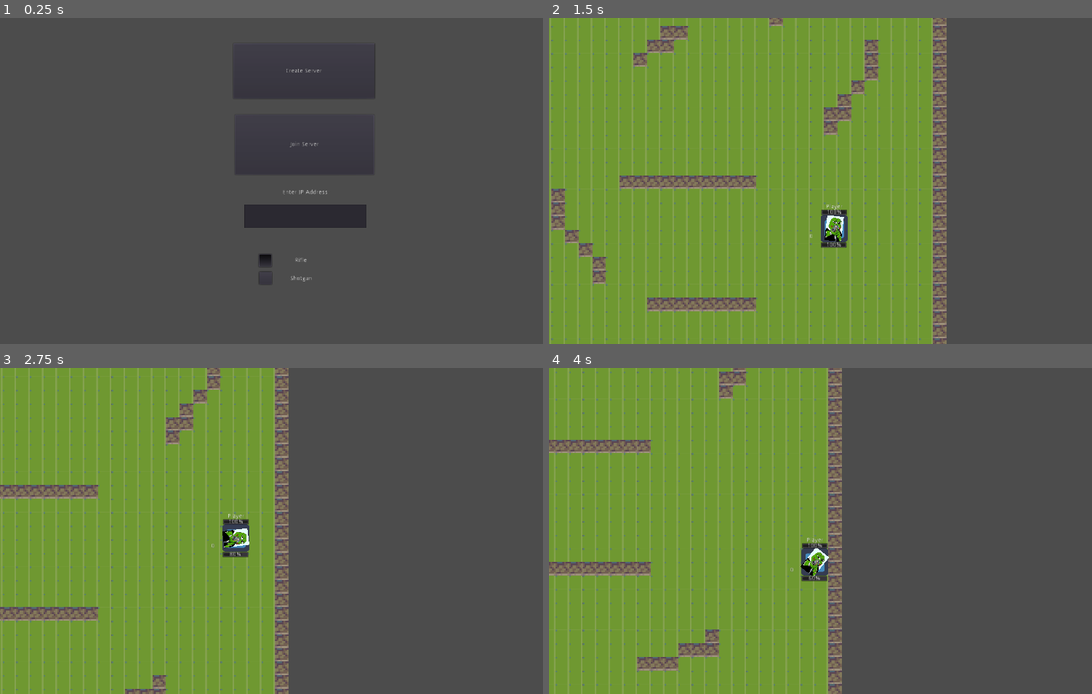
Above: before the commit, frames 1-4 (two rows, left to right).
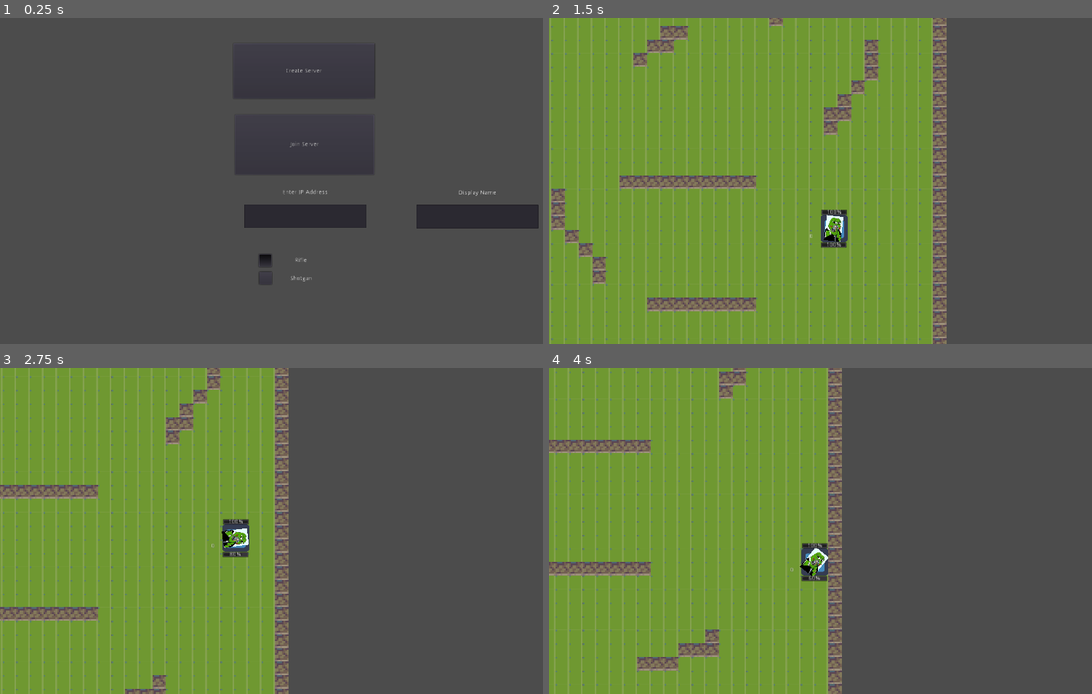
Above: after the commit, the same moments.

Repository: JulianoBZ/TopDownShooter
Game: Godot game, scene res://network2/Network_setup.tscn
Two runs of this game, one before a commit and one after it. Both use one fixed random seed, a clock stepped at 60 frames per second and the inputs below. The engine's default icon, where the game draws it, is replaced by a stand-in: a white triangle on a blue panel in a dark square.
Inputs (mouse positions are in pixels of both pictures, inside the frame that each line leads up to):
- Up to frame 1 (0.25 s): no input
- Up to frame 2 (1.5 s): click (853, 216) at 0.52 s; type "12" at 0.6 s; click "Create Server" at 1.25 s
- Up to frame 3 (2.75 s): tap Enter at 2 s; move the mouse to (418, 514) at 2.02 s; press the mouse at (418, 514) at 2.03 s; hold D (right) from 2.03 s (still down)
- Up to frame 4 (4 s): move the mouse to (722, 547) at 2.77 s; release D (right) at 2.78 s; release the mouse at (722, 547) at 2.78 s; hold S (down) 2.78-3.53 s; tap Shift (Sprint) at 2.85 s; click (722, 547) at 3.05 s; move the mouse to (896, 459) at 3.52 s; press the mouse at (896, 459) at 3.53 s; hold D (right) from 3.53 s (still down)

The runs differ from the first frame. In frame 1, 1.7% of the frame differs, in the area x 76-100%, y 52-65%; in frame 2, 0.1%; in frame 3, 0.1%; in frame 4, 0.1%.

Commit message:
Ganhar vida ao matar no FFA, adicionado cápsula da shotgun depois de atirar, de modo simples

Diff:
--- a/2DTopShooter/Global.gd
+++ b/2DTopShooter/Global.gd
@@ -1,6 +1,7 @@
 extends Node
 
 export var firetype = 1
+export var player_name = "Player"
 
 func instance_node_at_location(node: Object, parent: Object, location: Vector2):
 	var node_instance = instance_node(node, parent)
--- a/2DTopShooter/Player-All.gd
+++ b/2DTopShooter/Player-All.gd
@@ -25,12 +25,15 @@
 func _ready():
 	rng.randomize()
 	can_move = true
-	Pname.text = "Player"
+	Pname.text = Global.player_name
 	#player.connect("pdeath",self,"_on_playerall_pdeath")
 
 func _process(delta):
+	print()
 	if is_network_master() && can_move:
+		rpc("hide_bars")
 		camera.make_current()
+		#print(camera.get_camera_position())
 		var mouse_pos = get_global_mouse_position()
 		camera.offset_h = (mouse_pos.x - position.x) / (1366 / 3)
 		camera.offset_v = (mouse_pos.y - position.y) / (768 / 3)
@@ -84,6 +87,11 @@
 	$Corpo.disabled = false
 	emit_signal("respawned")
 
+remote func hide_bars():
+	player.vision.visible = false
+	$HealthBar.visible = false
+	$AmmoBar.visible = false
+
 #func puppet_position_set(new_value):
 #	puppet_position = new_value
 #
--- a/2DTopShooter/Player-All.tscn
+++ b/2DTopShooter/Player-All.tscn
@@ -38,12 +38,6 @@
 texture = ExtResource( 3 )
 
 [node name="Player" parent="." instance=ExtResource( 1 )]
-
-[node name="Visão" parent="Player" index="0"]
-visible = false
-
-[node name="CollisionShape2D" parent="Player" index="2"]
-disabled = true
 
 [node name="Corpo" type="CollisionShape2D" parent="."]
 shape = SubResource( 1 )
--- a/2DTopShooter/Scenes/Player.tscn
+++ b/2DTopShooter/Scenes/Player.tscn
@@ -8,22 +8,24 @@
 [sub_resource type="RectangleShape2D" id=1]
 
 [node name="Player" type="KinematicBody2D" groups=["player"]]
+position = Vector2( -1, 0 )
+collision_layer = 0
+collision_mask = 0
 script = ExtResource( 2 )
 
-[node name="Visão" type="Node2D" parent="."]
+[node name="Visao" type="Node2D" parent="."]
+visible = false
 position = Vector2( 15, 0 )
-rotation = 4.71239
+rotation = -1.5708
 scale = Vector2( 2, 2 )
 
-[node name="sombra" type="Light2D" parent="Visão"]
-light_mask = 2
+[node name="sombra" type="Light2D" parent="Visao"]
 rotation = 0.785398
 texture = ExtResource( 3 )
 color = Color( 0, 0, 0, 1 )
 mode = 3
 
-[node name="luz" type="Light2D" parent="Visão"]
-position = Vector2( -7.62939e-06, 0 )
+[node name="luz" type="Light2D" parent="Visao"]
 rotation = 0.785398
 texture = ExtResource( 4 )
 shadow_enabled = true
--- /dev/null
+++ b/2DTopShooter/Scenes/shotgun_shell.gd
@@ -0,0 +1,23 @@
+extends RigidBody2D
+
+
+# Declare member variables here. Examples:
+# var a = 2
+# var b = "text"
+onready var rnd = RandomNumberGenerator.new()
+
+# Called when the node enters the scene tree for the first time.
+func _ready():
+	rnd.randomize()
+	yield(get_tree().create_timer(rnd.randf_range(0.5,1.5)),"timeout")
+	$CollisionShape2D.disabled = true
+	mode = MODE_STATIC
+
+
+func _process(delta):
+	pass
+	#yield(get_tree().create_timer(0.1),"timeout")
+	#add_torque(-100)
+# Called every frame. 'delta' is the elapsed time since the previous frame.
+#func _process(delta):
+#	pass
--- /dev/null
+++ b/2DTopShooter/Scenes/shotgun_shell.tscn
@@ -0,0 +1,22 @@
+[gd_scene load_steps=4 format=2]
+
+[ext_resource path="res://assets/shotgun shell.png" type="Texture" id=1]
+[ext_resource path="res://Scenes/shotgun_shell.gd" type="Script" id=2]
+
+[sub_resource type="RectangleShape2D" id=1]
+extents = Vector2( 2, 6 )
+
+[node name="Node2D" type="RigidBody2D"]
+rotation = 1.5708
+collision_layer = 0
+collision_mask = 0
+mass = 100.0
+gravity_scale = 0.0
+script = ExtResource( 2 )
+
+[node name="Sprite" type="Sprite" parent="."]
+scale = Vector2( 0.05, 0.05 )
+texture = ExtResource( 1 )
+
+[node name="CollisionShape2D" type="CollisionShape2D" parent="."]
+shape = SubResource( 1 )
--- a/2DTopShooter/network2/Network_setup.gd
+++ b/2DTopShooter/network2/Network_setup.gd
@@ -6,6 +6,7 @@
 onready var multiplayer_config_ui = $Multiplayer_configure
 onready var server_ip_address = $Multiplayer_configure/Server_IP_address
 onready var device_ip_address = $Multiplayer_configure/CanvasLayer/Device_IP
+onready var playername = $Multiplayer_configure/NameText
 #onready var ffa1 = preload("res://Maps/FreeForAll1.tscn")
 #var spawns = {"1":world.get_node("Spawn1"),"2":world.get_node("Spawn2"),"3":world.get_node("Spawn3"),"4":world.get_node("Spawn4")
 #,"5":world.get_node("Spawn5"),"6":world.get_node("Spawn6"),"7":world.get_node("Spawn7")}
@@ -21,14 +22,14 @@
 	device_ip_address.text = Net.ip_address
 
 func _player_connected(id):
-	print("Player: "+str(id)+" has connected")
+	print("Player: "+str(playername.text)+" has connected")
 	instance_player(id)
 
 func _player_disconnected(id):
-	print("Player: "+str(id)+" has disconnected")
+	print("Player: "+str(playername.text)+" has disconnected")
 
-	if Players.has_node(str(id)):
-		Players.get_node(str(id)).queue_free()
+	if Players.has_node(str(playername.text)):
+		Players.get_node(str(playername.text)).queue_free()
 
 func _on_Create_Server_pressed():
 	multiplayer_config_ui.hide()
@@ -52,8 +53,9 @@
 	instance_player(get_tree().get_network_unique_id())
 
 func instance_player(id):
+	Global.player_name = str(playername.text)
 	var player_instance = Global.instance_node_at_location(player, Players, (world.spawns[str(rng.randi_range(1,7))]).position)
-	player_instance.name = str(id)
+	player_instance.name = str(playername.text)
 	player_instance.set_network_master(id)
 
 func _on_weaponbut1_pressed():
--- a/2DTopShooter/network2/Network_setup.tscn
+++ b/2DTopShooter/network2/Network_setup.tscn
@@ -37,6 +37,13 @@
 margin_bottom = 495.0
 align = 1
 
+[node name="NameText" type="LineEdit" parent="Multiplayer_configure"]
+margin_left = 978.0
+margin_top = 440.0
+margin_right = 1265.0
+margin_bottom = 496.0
+align = 1
+
 [node name="CanvasLayer" type="CanvasLayer" parent="Multiplayer_configure"]
 
 [node name="Device_IP" type="Label" parent="Multiplayer_configure/CanvasLayer"]
@@ -47,12 +54,22 @@
 align = 1
 valign = 1
 
-[node name="Label" type="Label" parent="Multiplayer_configure"]
+[node name="EnterIPAddress" type="Label" parent="Multiplayer_configure"]
 margin_left = 621.0
 margin_top = 391.0
 margin_right = 817.0
 margin_bottom = 432.0
 text = "Enter IP Address:"
+align = 1
+valign = 1
+autowrap = true
+
+[node name="NameLabel" type="Label" parent="Multiplayer_configure"]
+margin_left = 1026.0
+margin_top = 392.0
+margin_right = 1222.0
+margin_bottom = 433.0
+text = "Display Name:"
 align = 1
 valign = 1
 autowrap = true
--- a/2DTopShooter/project.godot
+++ b/2DTopShooter/project.godot
@@ -19,8 +19,8 @@
 Net="*res://network2/network.gd"
 Global="*res://Global.gd"
 Map="*res://Maps/Map.tscn"
+Bullets="*res://Bullets.tscn"
 Players="*res://Players.tscn"
-Bullets="*res://Bullets.tscn"
 
 [display]
 
--- a/2DTopShooter/scripts/Bullet.gd
+++ b/2DTopShooter/scripts/Bullet.gd
@@ -1,7 +1,7 @@
 extends RigidBody2D
 
 onready var flag
-var damage = 10
+var damage = 0
 
 var pos = Vector2()
 var rot
@@ -41,6 +41,8 @@
 	if receiver.health <= 0:
 		attacker.kills += 1
 		attacker.health += 30
+		if attacker.health > 100:
+			attacker.health = 100
 	#last_damage(attacker, receiver)
 
 #remote func last_damage(attacker: Object,receiver: Object):
--- a/2DTopShooter/scripts/Player.gd
+++ b/2DTopShooter/scripts/Player.gd
@@ -1,11 +1,12 @@
 extends KinematicBody2D
 
-export var firetype = 2
-export var bullet_speed = 3000
+export var firetype = 1
+export var bullet_speed = 3500
 var speed = 200
 export var fire_rate = 0.1
 export var fire_rate2 = 1.3
 var ammo_count = 30
+var ammo_max = 30
 var bullet = preload("res://Scenes/Bullet.tscn")
 var can_fire = true
 export var recoil = 0
@@ -15,33 +16,40 @@
 var sprinting = false
 export var last_rec = 2
 var alive = true
-var damage = 8
+var damage = 0
 var is_master = true
 var porcentagem = 1
 export var tot_recoil = 0
 onready var reload_texture = get_parent().get_node("TextureProgress")
 onready var reload_timer = get_parent().get_node("TextureProgress/Timer")
 var reloading_animation = true
+onready var vision = $Visao
+onready var shell = preload("res://Scenes/shotgun_shell.tscn")
 
 #puppet var puppet_rotation = 0 setget puppet_position_set
 
 # Called when the node enters the scene tree for the first time.
 func _ready():
+	vision.visible = false
 	can_fire = true
 	firetype = Global.firetype
 	if firetype == 1:
 		porcentagem = 3.333
+		damage = 15
+		ammo_max = 30
 		#reload_timer.wait_time = 2.4
 	if firetype == 2:
 		ammo_count = 8
-		damage = 8
+		damage = 6
 		porcentagem = 12.5
+		ammo_max = 8
 	#reload_timer.wait_time = reload_texture.value
 	pass # Replace with function body.
 
 
 func _process(delta):
 	if is_network_master():
+		#vision.visible = true
 		look_at(get_global_mouse_position())
 		rpc_unreliable("update_rotation", rotation_degrees)
 
@@ -104,7 +112,7 @@
 				can_fire = false
 				rpc("spawn_bullet",get_tree().get_network_unique_id(),tot_recoil)
 				ammo_count -= 1
-				max_recoil += 2
+				max_recoil += 1
 				yield(get_tree().create_timer(fire_rate),"timeout")
 				if alive == true:
 					can_fire = true
@@ -138,7 +146,14 @@
 			can_fire = false
 			rpc("spawn_shotgun", get_tree().get_network_unique_id())
 			ammo_count -= 1
-			yield(get_tree().create_timer(fire_rate2),"timeout")
+			yield(get_tree().create_timer(fire_rate2/2),"timeout")
+			var s = shell.instance()
+			s.position = $Bulletpoint.get_global_position()
+			s.add_torque(15000)
+			s.rotation_degrees = rotation_degrees + 90
+			s.apply_impulse(Vector2(0,0),Vector2(30,0).rotated(rotation - deg2rad(90)))
+			Bullets.add_child(s)
+			yield(get_tree().create_timer(fire_rate2/2),"timeout")
 			if alive == true:
 				can_fire = true
 
@@ -146,6 +161,7 @@
 	var b = bullet.instance()
 	b.name = "Bullet" + name + str(Net.network_object_name_index)
 	b.flag = get_parent()
+	b.damage = damage
 	b.position = $Bulletpoint.get_global_position()
 	b.rotation_degrees = rotation_degrees + tot_recoil
 	b.apply_impulse(Vector2(0,0),Vector2(bullet_speed,0).rotated(rotation + tot_recoil))
@@ -158,16 +174,17 @@
 	var bullets = {"1" : bullet.instance(),"2" : bullet.instance(),"3" : bullet.instance(),"4" : bullet.instance(),
 	"5" : bullet.instance(),"6" : bullet.instance(),"7" : bullet.instance(),"8" : bullet.instance(),
 	"9" : bullet.instance(),"10" : bullet.instance(),"11" : bullet.instance(),"12" : bullet.instance()}
-	var graus = -12
+	var graus = -6
 	for x in bullets:
 		bullets[x].damage = damage
 		bullets[x].rotation_degrees = rotation_degrees
 		bullets[x].flag = get_parent()
+		bullets[x].damage = damage
 		bullets[x].position = $Bulletpoint.get_global_position()
 		bullets[x].rotation_degrees = rotation_degrees
 		bullets[x].apply_impulse(Vector2(0,0),Vector2(bullet_speed,0).rotated(rotation + deg2rad(graus)))
 		Bullets.add_child(bullets[x])
-		graus += 2
+		graus += 1
 		bullets[x].set_network_master(id)
 		Net.network_object_name_index += 1
 
@@ -211,6 +228,7 @@
 	alive = false
 
 func _on_PlayerAll_respawned():
+	ammo_count = ammo_max
 	can_fire = true
 	visible = true
 	alive = true
Binary file added: 2DTopShooter/assets/shotgun shell.png
Not shown, added: 2DTopShooter/assets/shotgun shell.png.import
